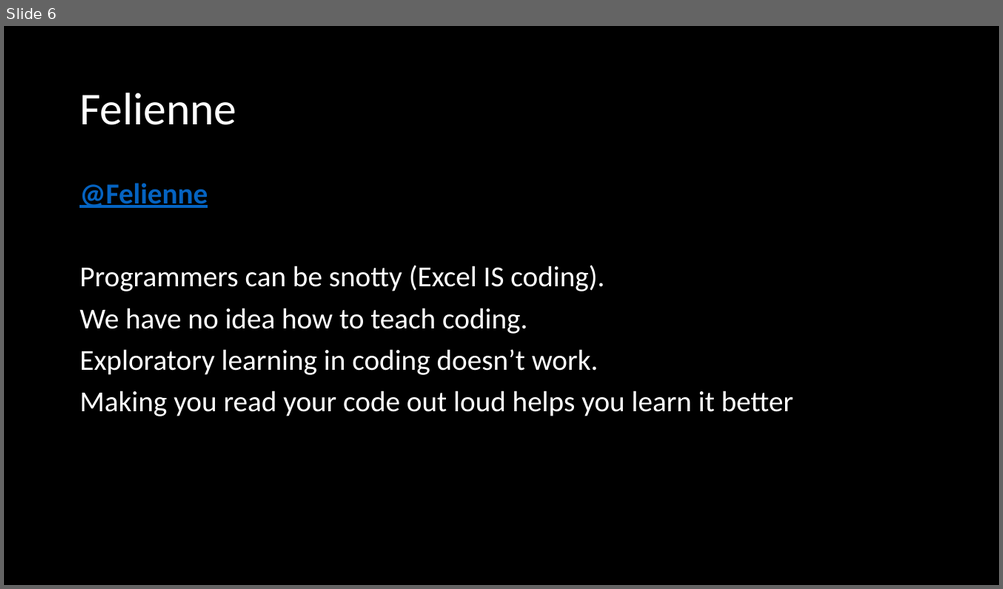
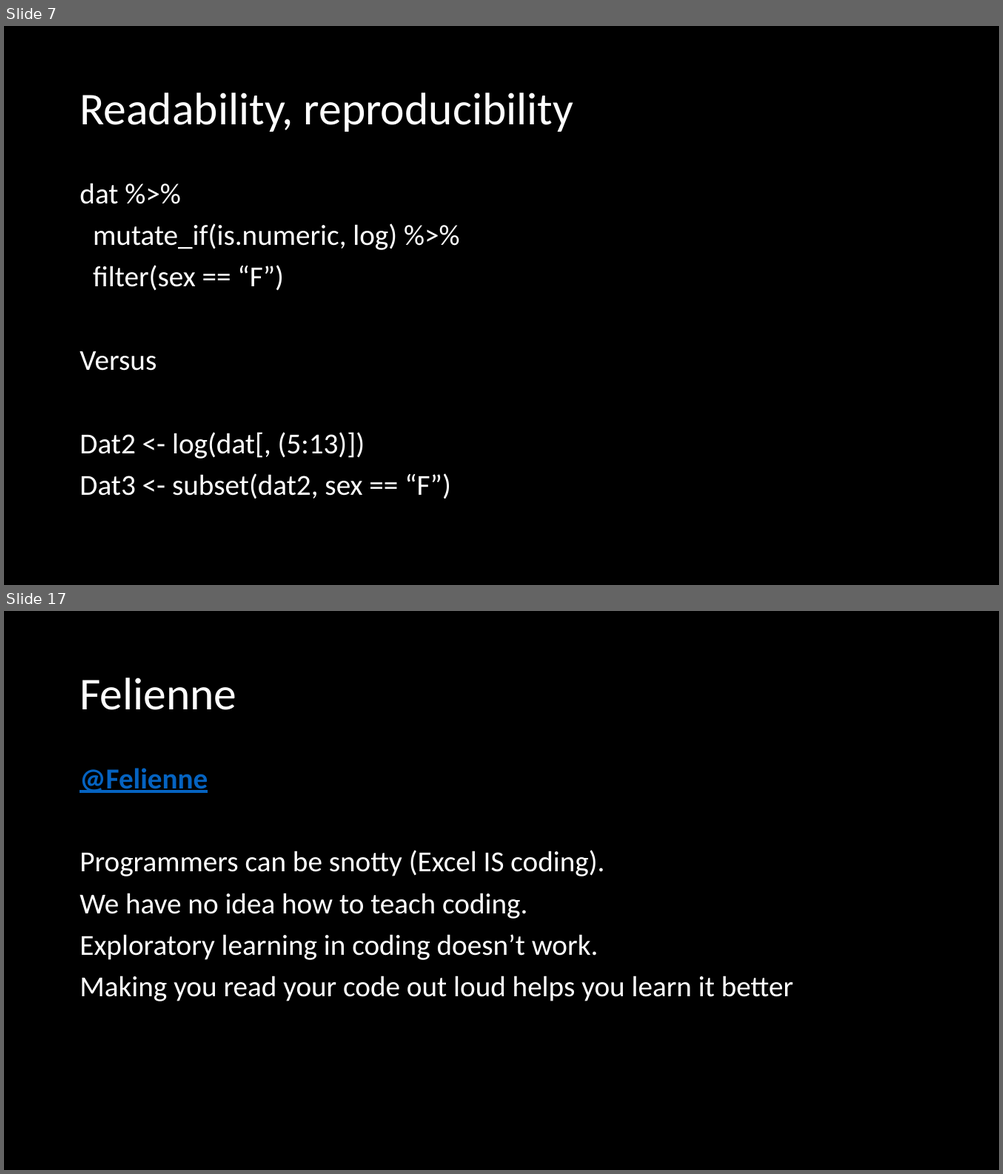
Before and after one commit to Rgronomists/2019Spring_M01_RStudioConf, a slide deck: presentation.pptx. Shown one above the other, each under a label of ours: slide 6 before the commit, slides 7 and 17 after it; the slides between them are not shown. The pictures are 1003x589 and 1003x1174 pixels, drawn with LibreOffice and Linux fonts; fonts in the diff are those of the drawing. Boxes give left, top, right and bottom in pixels: in the first picture for what was removed or moved away, otherwise in the second. Text is boxed around its words. In the diff, an @@ line names an element or a change of style, - is before the commit and + after.

```diff
--- a/presentation.pptx
+++ b/presentation.pptx
@@ slide 7 added at bbox=[4, 26, 999, 585], background #000000 @@
@@ title added at bbox=[79, 93, 573, 132], 44 pt, text #FFFFFF @@
+Readability, reproducibility
@@ text added at bbox=[79, 183, 451, 500], 28 pt, text #FFFFFF @@
+dat %>%
+mutate_if(is.numeric, log) %>%
+filter(sex == “F”)
+Versus
+Dat2 <- log(dat[, (5:13)])
+Dat3 <- subset(dat2, sex == “F”)
@@ what was slide 6 is now slide 17 @@
```
Also in this commit, not shown: 1 slide changed, 12 other slides added, 2 slides removed.
